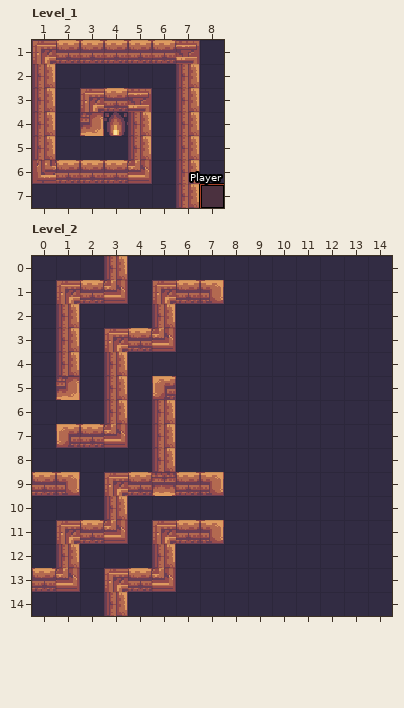
An edit to a level. LDtk project, tile_based_game/assets/tile-based-game.ldtk. Above, as it was before the edit.
Cells are 16x16 px. Shown: Level_1 x 1..8, y 1..7; Level_2 x 0..14, y 0..14. The old version is drawn lined up with the new one.
Now the later version:
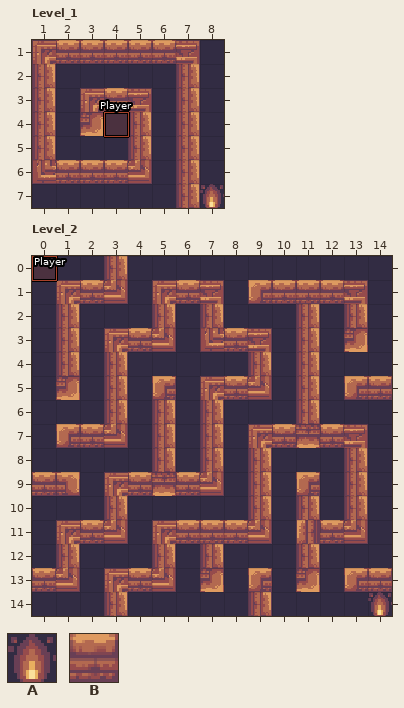
Key: from "Environment": A 517; from "Walls": B 1 "Wall".
_ is an empty cell.
Objects are placed by their top-left corner, in cells (3,4 is the top-left corner of cell 3,4); size is 1x1 cell unless given.
Changes in this commit:
{"change": "Level_2: map size 16x15 -> 15x15 cells"}
{"where": "layer \"Entities\", Level_1"}
{"was": "A \"Goal\" at 4,4", "now": "A \"Goal\" at 8,7"}
{"was": "\"Player\" rectangle at 8,7", "now": "\"Player\" rectangle at 4,4"}
{"where": "layer \"Walls\", Level_2"}
{"y":1,"x":9,"old":"_____","new":"BBBBB"}
{"y":2,"x":7,"old":"_","new":"B"}
{"y":2,"x":11,"old":"_","new":"B"}
{"y":2,"x":13,"old":"_","new":"B"}
{"y":3,"x":7,"old":"___","new":"BBB"}
{"y":3,"x":11,"old":"_","new":"B"}
{"y":3,"x":13,"old":"_","new":"B"}
{"y":4,"x":9,"old":"_","new":"B"}
{"y":4,"x":11,"old":"_","new":"B"}
{"y":5,"x":7,"old":"___","new":"BBB"}
{"y":5,"x":11,"old":"_","new":"B"}
{"y":5,"x":13,"old":"__","new":"BB"}
{"y":6,"x":7,"old":"_","new":"B"}
{"y":6,"x":11,"old":"_","new":"B"}
{"y":7,"x":7,"old":"_","new":"B"}
{"y":7,"x":9,"old":"_____","new":"BBBBB"}
{"y":8,"x":7,"old":"_","new":"B"}
{"y":8,"x":9,"old":"_","new":"B"}
{"y":8,"x":13,"old":"_","new":"B"}
{"y":9,"x":9,"old":"_","new":"B"}
{"y":9,"x":11,"old":"_","new":"B"}
{"y":9,"x":13,"old":"_","new":"B"}
{"y":10,"x":9,"old":"_","new":"B"}
{"y":10,"x":11,"old":"_","new":"B"}
{"y":10,"x":13,"old":"_","new":"B"}
{"y":11,"x":8,"old":"__","new":"BB"}
{"y":11,"x":11,"old":"___","new":"BBB"}
{"y":12,"x":7,"old":"_","new":"B"}
{"y":12,"x":11,"old":"_","new":"B"}
{"y":13,"x":7,"old":"_","new":"B"}
{"y":13,"x":9,"old":"_","new":"B"}
{"y":13,"x":11,"old":"_","new":"B"}
{"y":13,"x":13,"old":"__","new":"BB"}
{"y":14,"x":9,"old":"_","new":"B"}
{"where": "layer \"Entities\", Level_2"}
{"now": "A \"Goal\" at 14,14"}
{"now": "\"Player\" rectangle at 0,0"}
